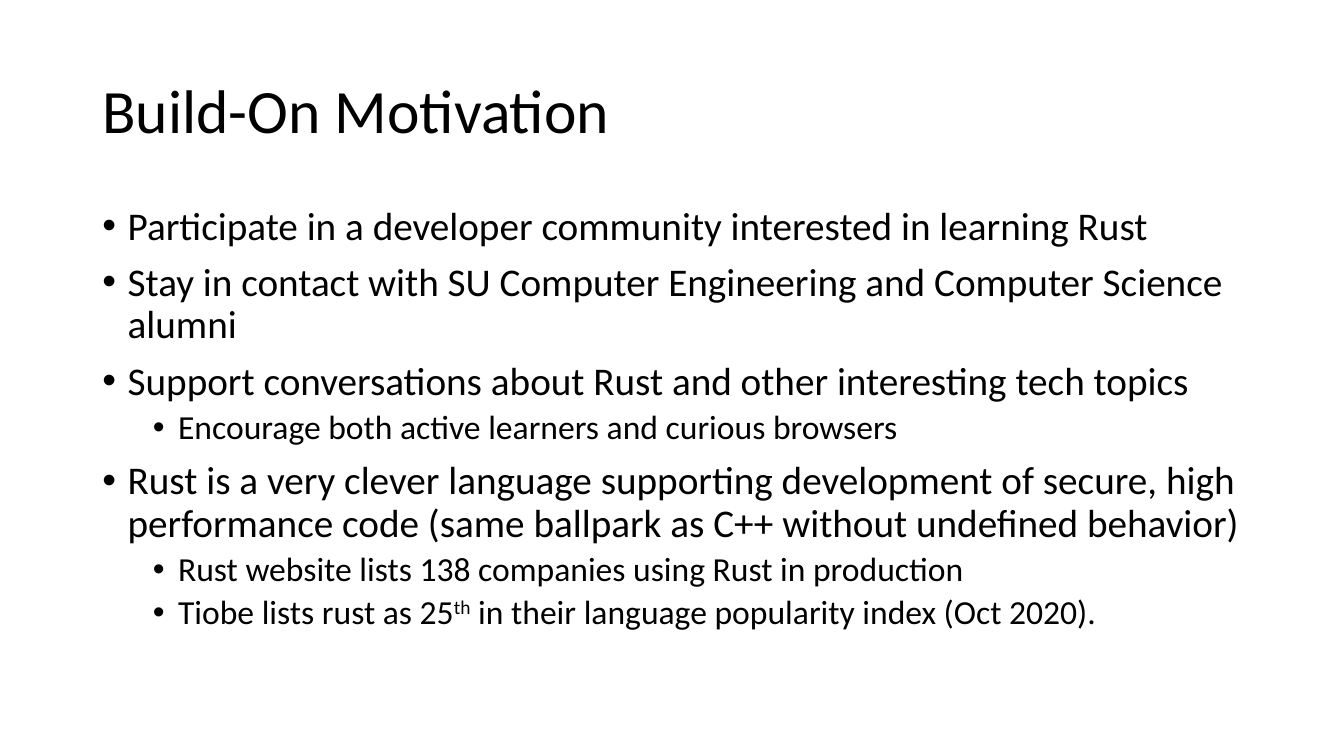
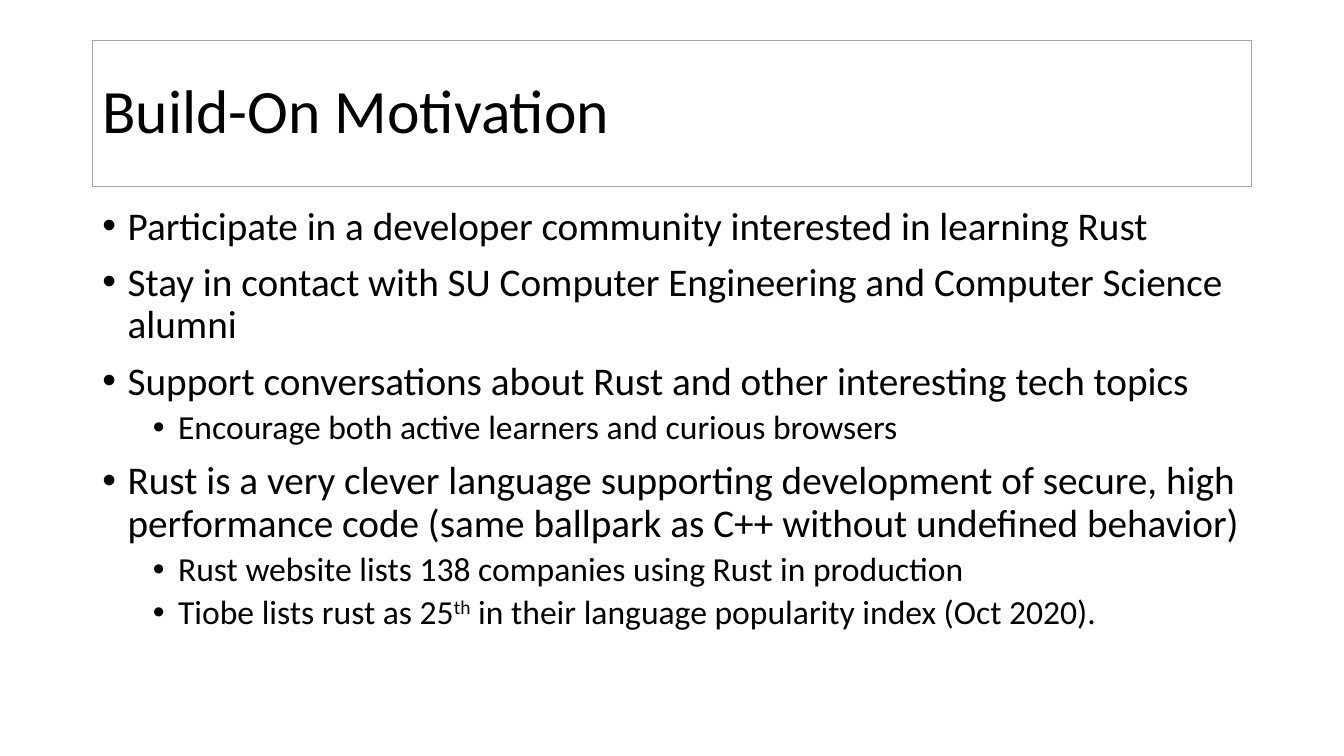
Before and after one commit to JimFawcett/BuildOn, a slide deck: slide 5 of Build-On.pptx (slide 3 before the commit). Drawn at 1344x756 pixels with LibreOffice and Linux fonts; fonts in the diff are those of the drawing. Boxes give left, top, right and bottom in pixels: in the first picture for what was removed or moved away, otherwise in the second. Text is boxed around its words. In the diff, an @@ line names an element or a change of style, - is before the commit and + after.

```diff
--- a/Build-On.pptx
+++ b/Build-On.pptx
@@ title "Build-On Motivation": place and size @@
-title "Build-On Motivation" at (102,90,609,134)
+title "Build-On Motivation" at (93,40,1252,187)
@@ title "Build-On Motivation" at (93,40,1252,187): fill none to #FFFFFF; outline none to #A5A5A5 1 pt @@
```
Also in this commit, not shown: 2 other slides changed, 7 slides added, 1 other file.
